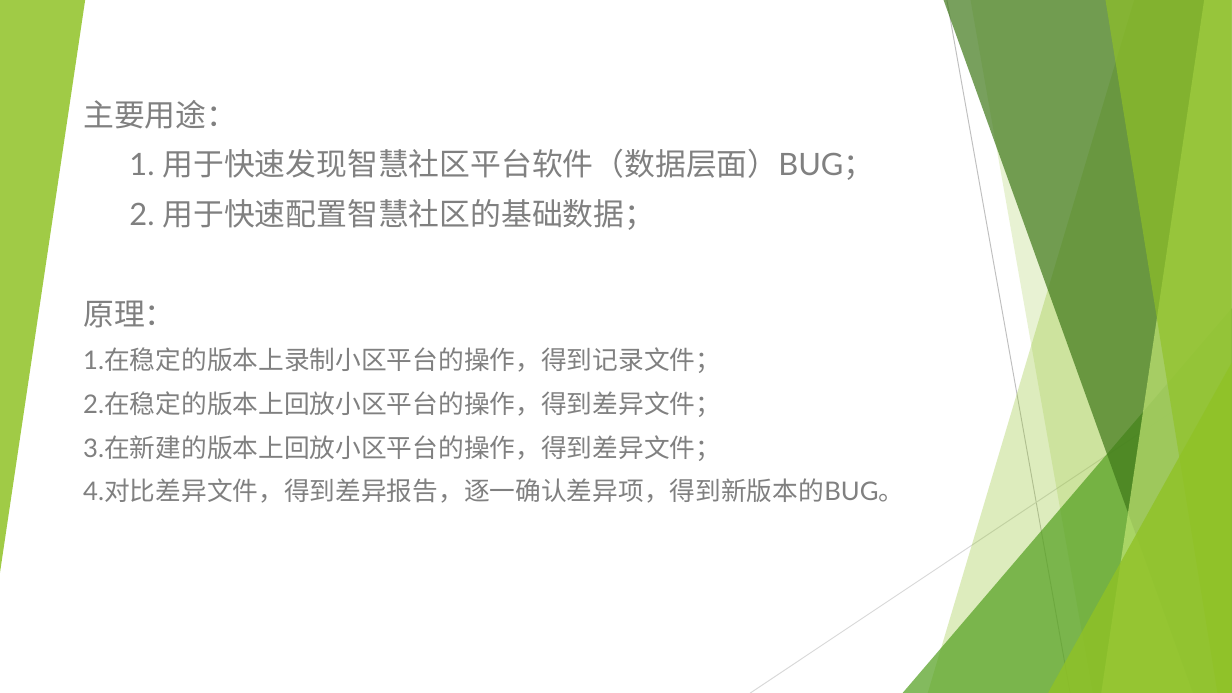
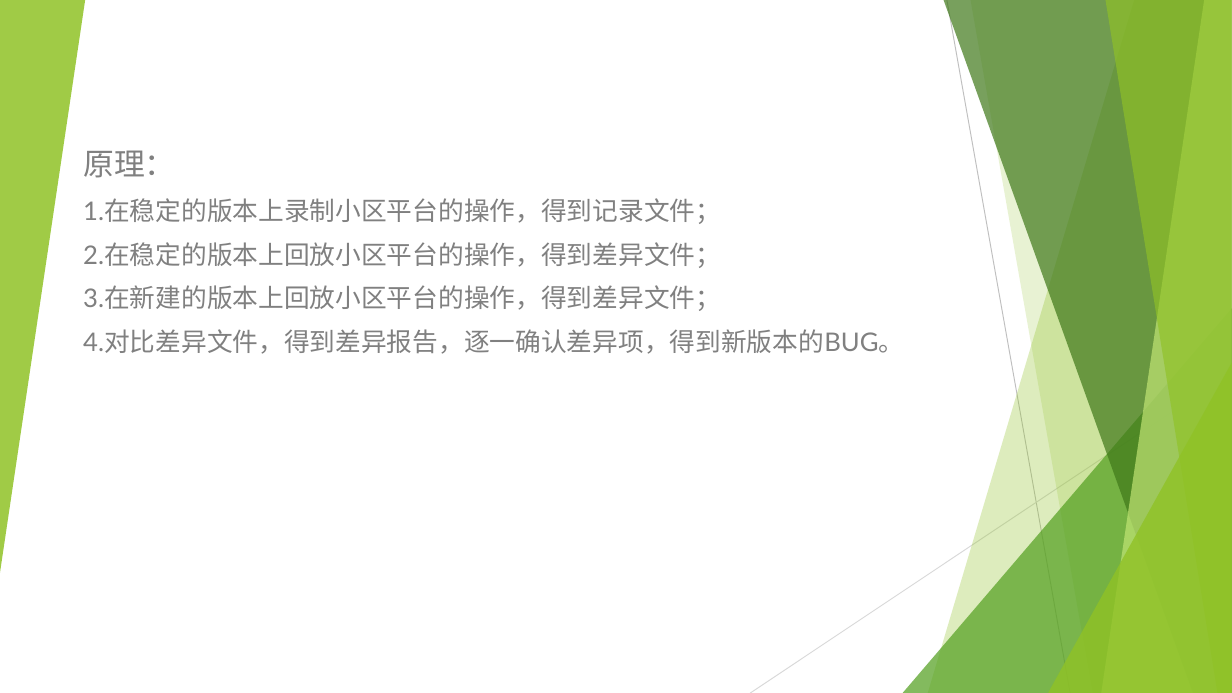
Before and after one commit to gx303841541/replayit, a slide deck: slide 3 of 录制回放工具介绍.pptx (slide 2 before the commit). Drawn at 1232x693 pixels with LibreOffice and Linux fonts; fonts in the diff are those of the drawing. Boxes give left, top, right and bottom in pixels: in the first picture for what was removed or moved away, otherwise in the second. Text is boxed around its words. In the diff, an @@ line names an element or a change of style, - is before the commit and + after.

```diff
--- a/录制回放工具介绍.pptx
+++ b/录制回放工具介绍.pptx
@@ subtitle at (83,100,874,230): paragraphs removed @@
-主要用途：
-1. 用于快速发现智慧社区平台软件（数据层面）BUG；
-2. 用于快速配置智慧社区的基础数据；
```
Also in this commit, not shown: 2 other slides changed, 2 slides added, 58 other files.
